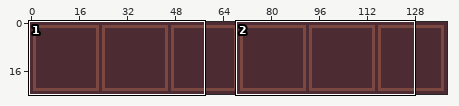
Two versions of one pixel-art file, Assets/hotbar.aseprite. Above: a wide view before the commit, with the close-up outlined.
Close-up. The starting point:
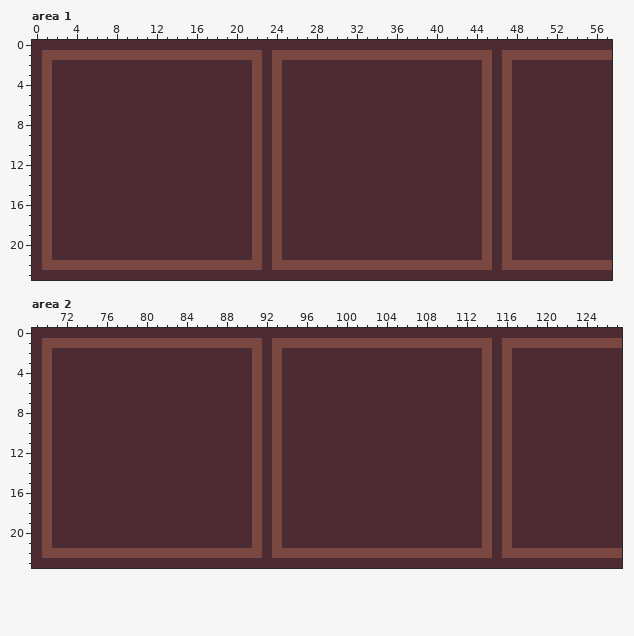
139x24 pixels, 1 frame. Shown: area 1: x 0..57, y 0..23; area 2: x 69..127, y 0..23.
The result:
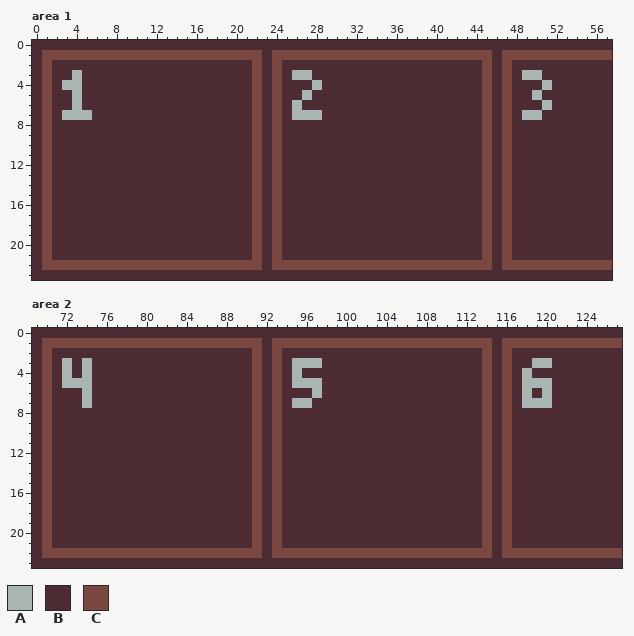
Palette (. is transparent): A #a8b5b2  B #4d2b32  C #7a4841
The edit:
{"where": "area 1"}
{"y":3,"x":4,"old":"B","new":"A"}
{"y":3,"x":26,"old":"BB","new":"AA"}
{"y":3,"x":49,"old":"BB","new":"AA"}
{"y":4,"x":3,"old":"BB","new":"AA"}
{"y":4,"x":28,"old":"B","new":"A"}
{"y":4,"x":51,"old":"B","new":"A"}
{"y":5,"x":4,"old":"B","new":"A"}
{"y":5,"x":27,"old":"B","new":"A"}
{"y":5,"x":50,"old":"B","new":"A"}
{"y":6,"x":4,"old":"B","new":"A"}
{"y":6,"x":26,"old":"B","new":"A"}
{"y":6,"x":51,"old":"B","new":"A"}
{"y":7,"x":3,"old":"BBB","new":"AAA"}
{"y":7,"x":26,"old":"BBB","new":"AAA"}
{"y":7,"x":49,"old":"BB","new":"AA"}
{"where": "area 2"}
{"y":3,"x":72,"old":"B","new":"A"}
{"y":3,"x":74,"old":"B","new":"A"}
{"y":3,"x":95,"old":"BBB","new":"AAA"}
{"y":3,"x":119,"old":"BB","new":"AA"}
{"y":4,"x":72,"old":"B","new":"A"}
{"y":4,"x":74,"old":"B","new":"A"}
{"y":4,"x":95,"old":"B","new":"A"}
{"y":4,"x":118,"old":"B","new":"A"}
{"y":5,"x":72,"old":"BBB","new":"AAA"}
{"y":5,"x":95,"old":"BBB","new":"AAA"}
{"y":5,"x":118,"old":"BBB","new":"AAA"}
{"y":6,"x":74,"old":"B","new":"A"}
{"y":6,"x":97,"old":"B","new":"A"}
{"y":6,"x":118,"old":"B","new":"A"}
{"y":6,"x":120,"old":"B","new":"A"}
{"y":7,"x":74,"old":"B","new":"A"}
{"y":7,"x":95,"old":"BB","new":"AA"}
{"y":7,"x":118,"old":"BBB","new":"AAA"}
{"label":"changed","picture_box":[62,70,92,120]}
{"label":"changed","picture_box":[292,70,322,120]}
{"label":"changed","picture_box":[522,70,552,120]}
{"label":"changed","picture_box":[62,358,92,408]}
{"label":"changed","picture_box":[292,358,322,408]}
{"label":"changed","picture_box":[522,358,552,408]}
